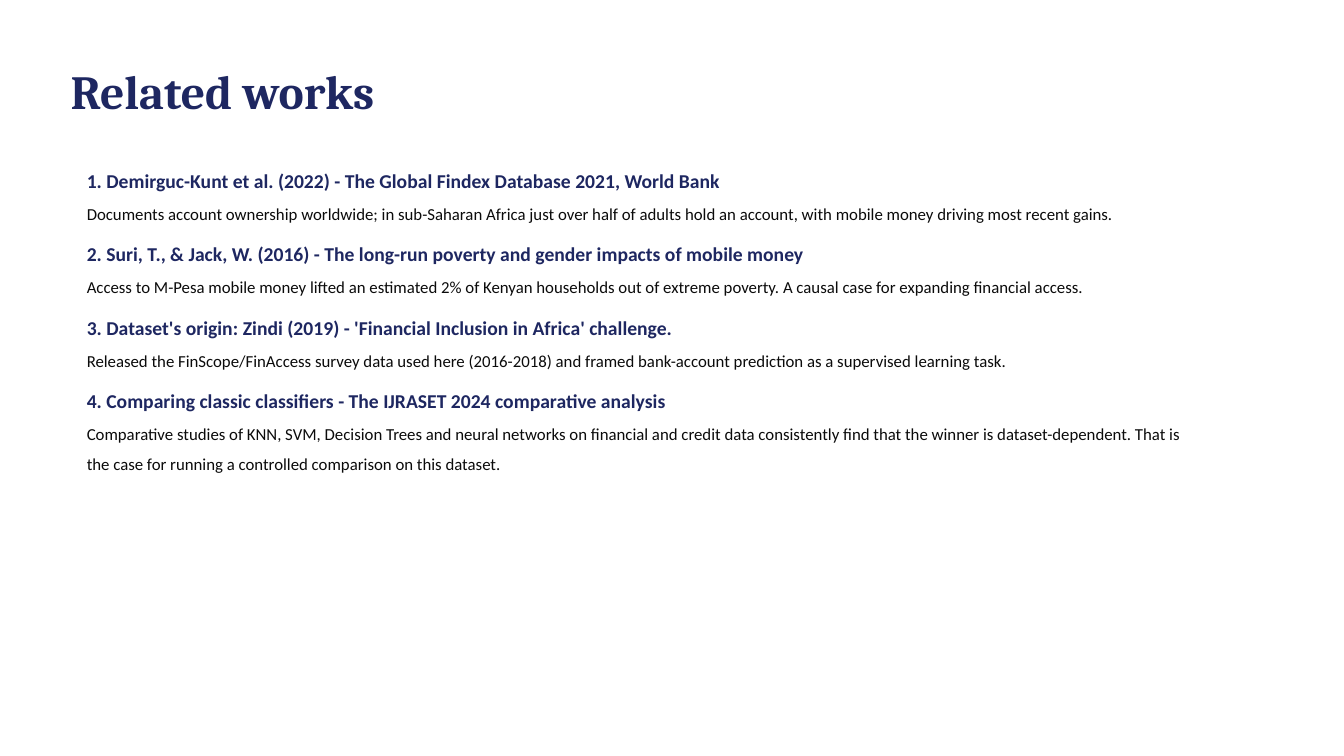
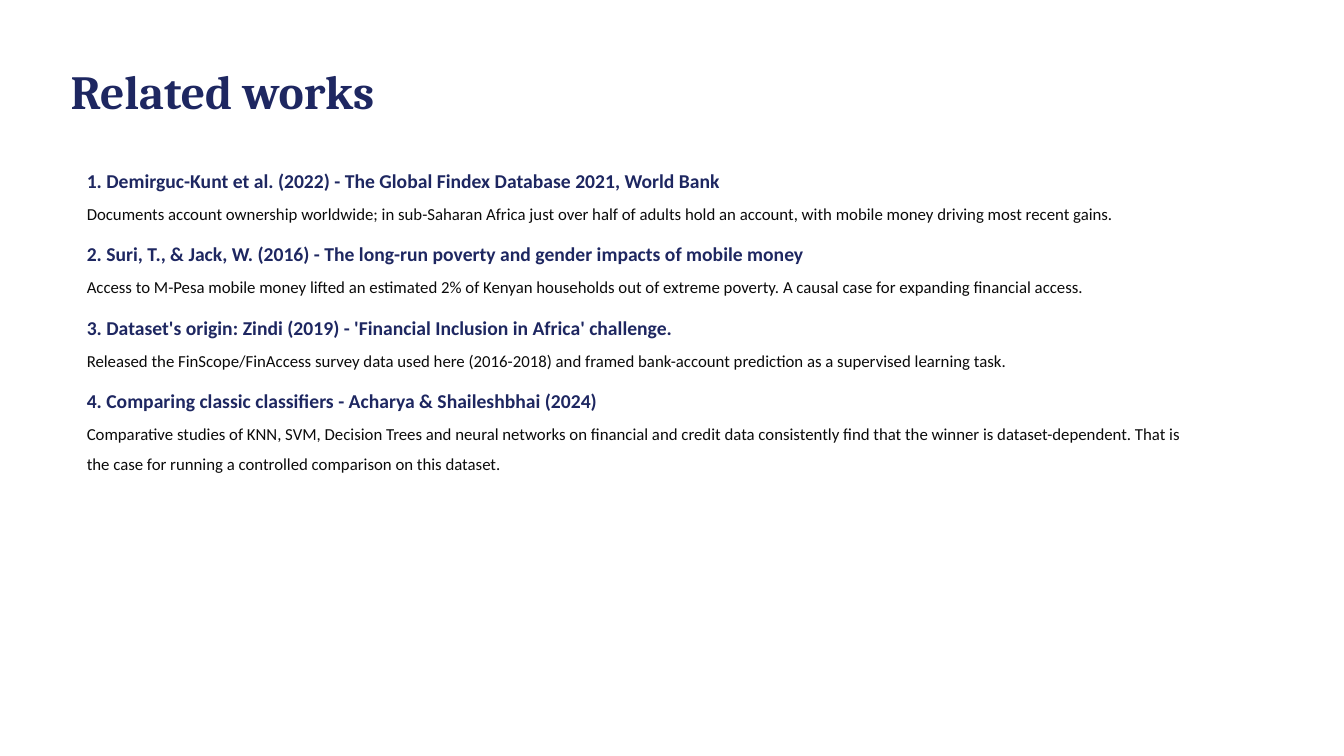
Before and after one commit to davidgathage/ML-application-KNN-SVM-Decision-Trees, a slide deck: slide 3 of Report/Mini project report.pptx. Drawn at 1344x756 pixels with LibreOffice and Linux fonts; fonts in the diff are those of the drawing. Boxes give left, top, right and bottom in pixels: in the first picture for what was removed or moved away, otherwise in the second. Text is boxed around its words. In the diff, an @@ line names an element or a change of style, - is before the commit and + after.

```diff
--- a/Report/Mini project report.pptx
+++ b/Report/Mini project report.pptx
@@ text at (87,393,597,412): text changed @@
-4. Comparing classic classifiers - The IJRASET 2024 comparative analysis
+4. Comparing classic classifiers - Acharya & Shaileshbhai (2024)
```
Also in this commit, not shown: 6 other slides changed.
